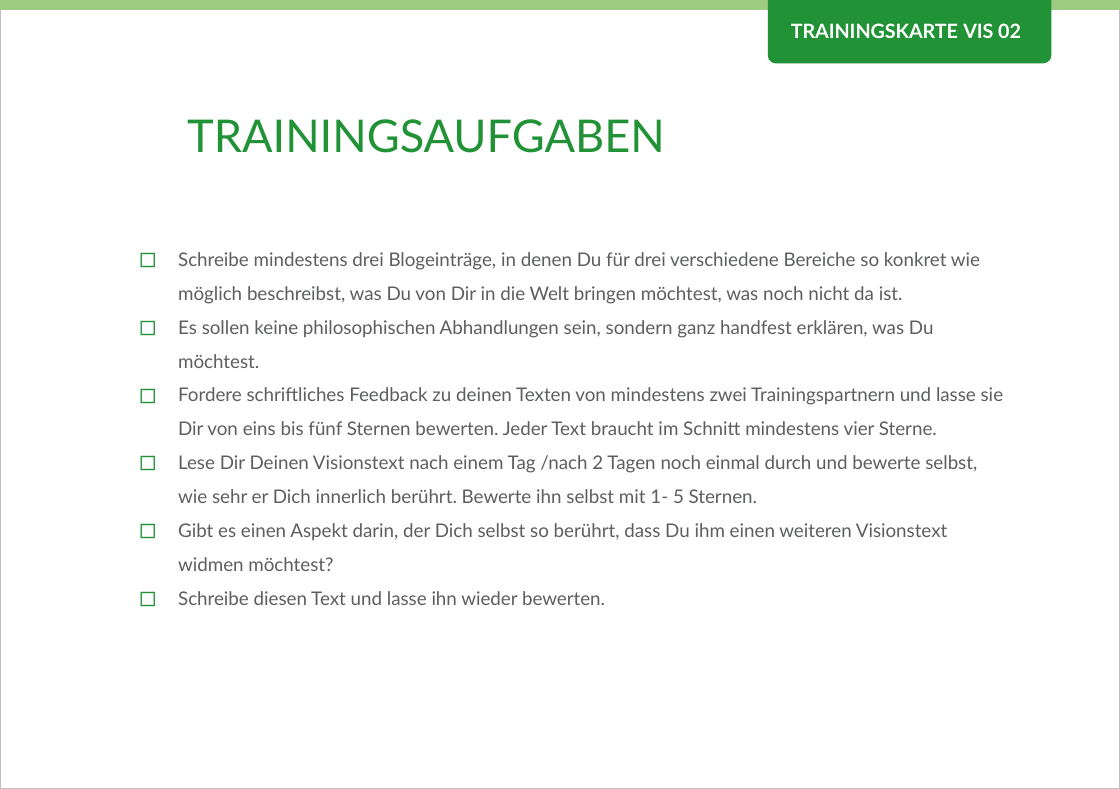
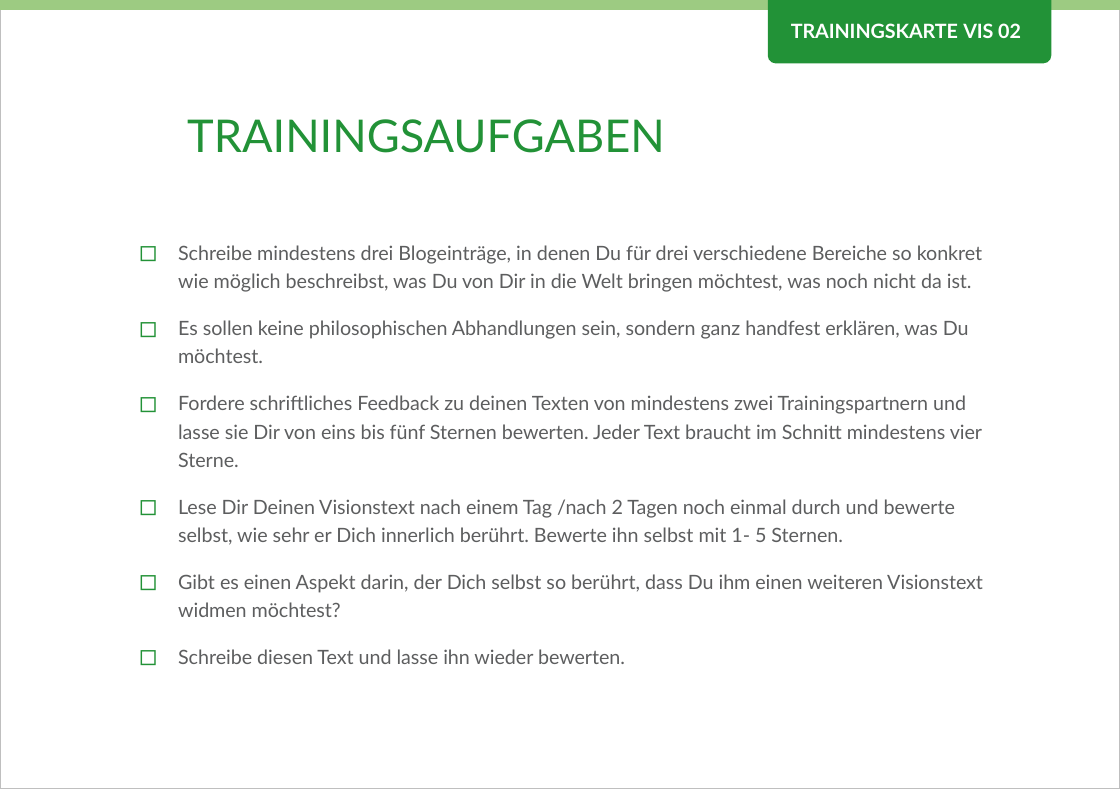
Before and after one commit to Teamtool/training-materials, a slide deck: slide 2 of emotional erwachsen/Vision (VIS)/ger_VIS_02_Leben_mit_ohne_Vision.pptx. Drawn at 1120x789 pixels with LibreOffice and Linux fonts; fonts in the diff are those of the drawing; background and template pictures are left out. Boxes give left, top, right and bottom in pixels: in the first picture for what was removed or moved away, otherwise in the second. Text is boxed around its words. In the diff, an @@ line names an element or a change of style, - is before the commit and + after.

```diff
--- a/emotional erwachsen/Vision (VIS)/ger_VIS_02_Leben_mit_ohne_Vision.pptx
+++ b/emotional erwachsen/Vision (VIS)/ger_VIS_02_Leben_mit_ohne_Vision.pptx
@@ text "Schreibe mindestens drei Blogeinträge, in ..." at <box>178,245,983,664</box>: size 10 to 10.5 pt; line spacing 1.5 to 15pt; more space between paragraphs @@
```
Also in this commit, not shown: 1 other file.
